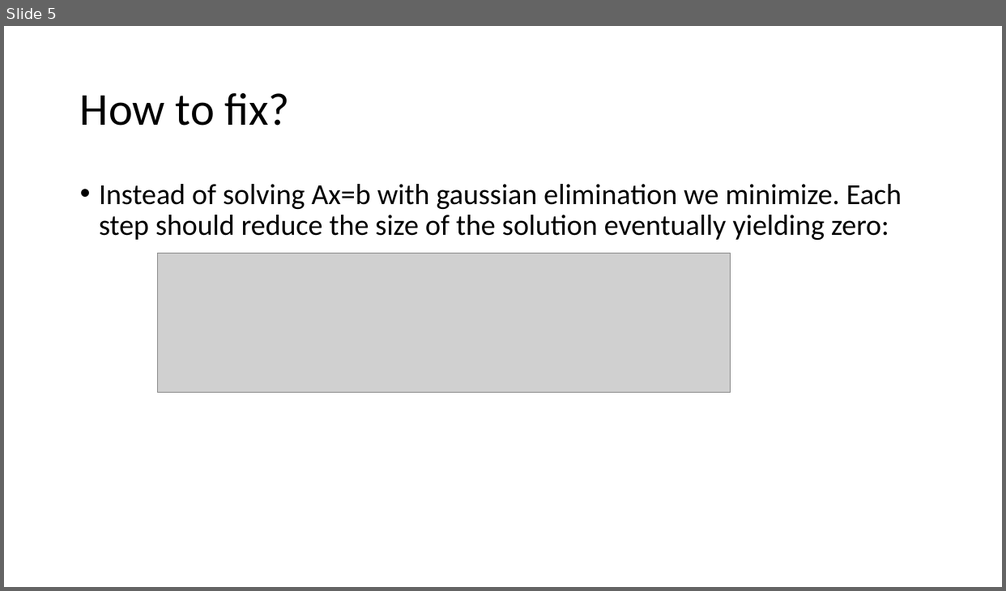
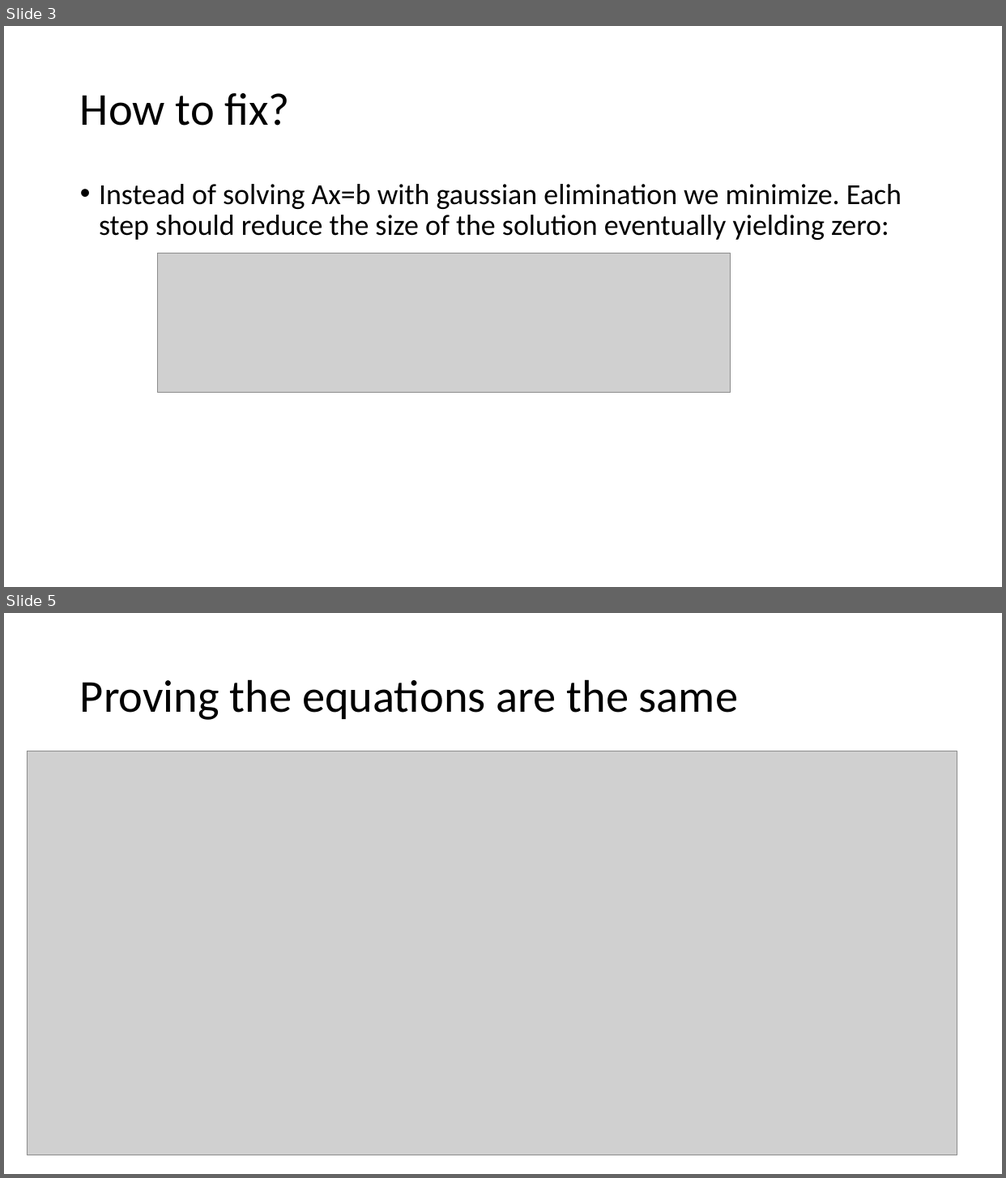
Before and after one commit to grantcurell/science, a slide deck: Linear Algebra/Quadratic Form Minimization.pptx. Shown one above the other, each under a label of ours: slide 5 before the commit, slides 3 and 5 after it; the slides between them are not shown. The pictures are 1006x591 and 1006x1178 pixels, drawn with LibreOffice and Linux fonts; fonts in the diff are those of the drawing; grey boxes stand for pictures. Boxes give left, top, right and bottom in pixels: in the first picture for what was removed or moved away, otherwise in the second. Text is boxed around its words. In the diff, an @@ line names an element or a change of style, - is before the commit and + after.

```diff
--- a/Linear Algebra/Quadratic Form Minimization.pptx
+++ b/Linear Algebra/Quadratic Form Minimization.pptx
@@ slide 5 added at (4, 613, 1002, 1174), background #FFFFFF @@
@@ title added at (80, 679, 738, 720), 44 pt, text #000000 @@
+Proving the equations are the same
@@ picture added at (27, 752, 957, 1155) @@
@@ what was slide 5 is now slide 3 @@
```
Also in this commit, not shown: 3 slides changed, 3 other slides added, 1 slide removed.
